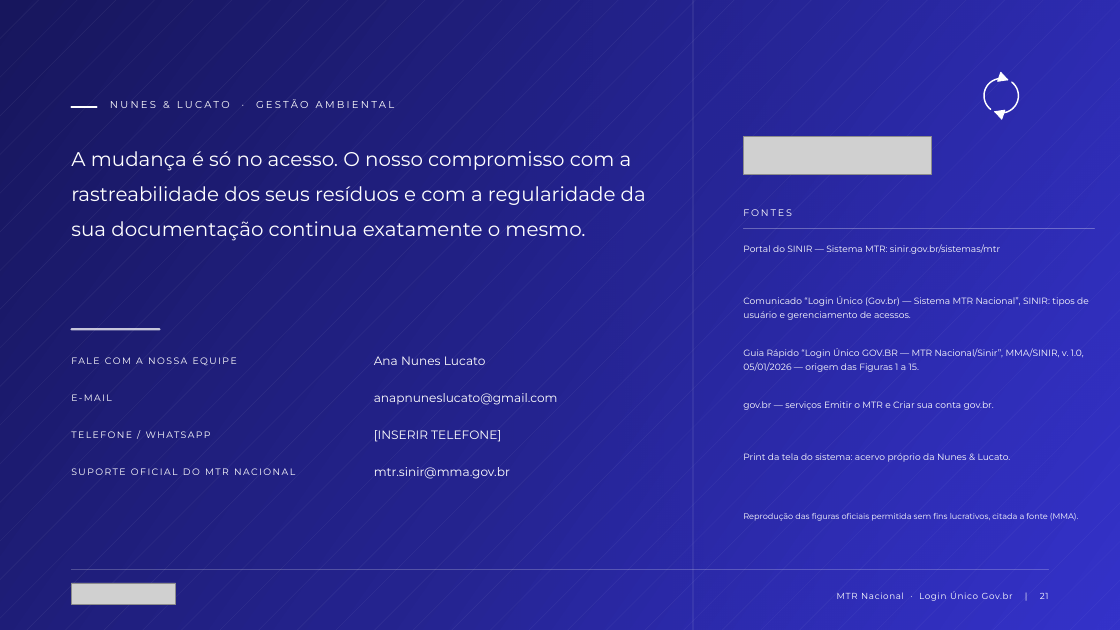
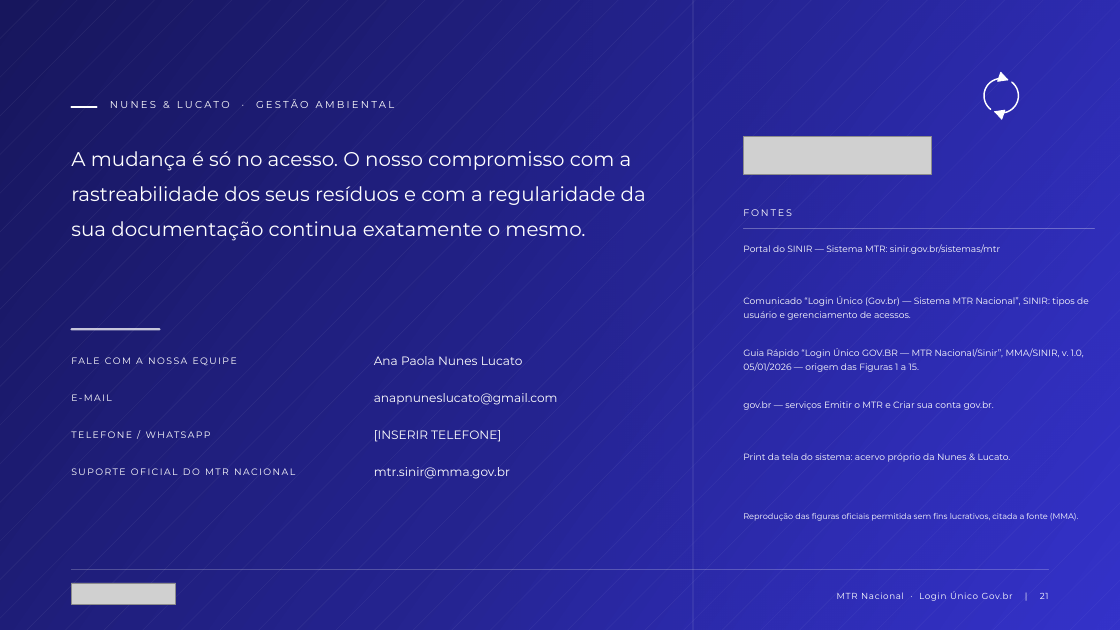
Before and after one commit to giovaniwawa789-beep/Kiro, a slide deck: slide 21 of apresentacoes/sinir_mtr/Nunes_Lucato_MTR_Login_Unico_Govbr.pptx. Drawn at 1120x630 pixels with LibreOffice and Linux fonts; fonts in the diff are those of the drawing; grey boxes stand for pictures. Boxes give left, top, right and bottom in pixels: in the first picture for what was removed or moved away, otherwise in the second. Text is boxed around its words. In the diff, an @@ line names an element or a change of style, - is before the commit and + after.

```diff
--- a/apresentacoes/sinir_mtr/Nunes_Lucato_MTR_Login_Unico_Govbr.pptx
+++ b/apresentacoes/sinir_mtr/Nunes_Lucato_MTR_Login_Unico_Govbr.pptx
@@ text at [374,356,523,365]: text changed @@
-Ana Nunes Lucato
+Ana Paola Nunes Lucato
```
Also in this commit, not shown: 10 other slides changed, 1 slide added, 1 slide removed, 8 other files.
